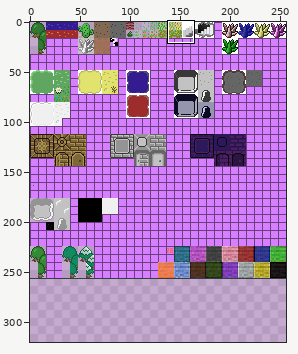
One commit to this sprite sheet: src/resources/textures/tiles.png. The picture above shows the old version from afar; the outline marks the close-up.
Close-up. As it was:
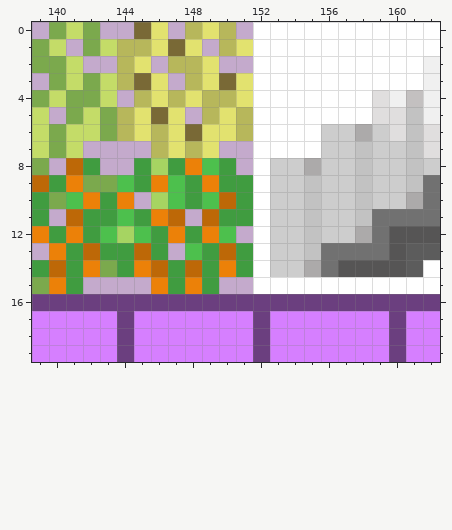
The file is 256x257 pixels. Shown: x 139..162, y 0..19. The old version is drawn lined up with the new one, on the new canvas. The commit also changed other parts of the picture, which this record leaves out.
After:
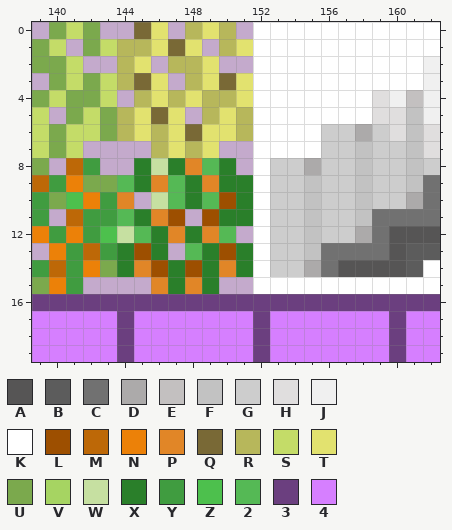
Palette (. is transparent): A #565555  B #5c5c5c  C #717171  D #acaaaa  E #c3c0c0  F #c2c2c2  G #cdcdcd  H #e0dede  J #f0f0f0  K #ffffff  L #9d4f00  M #bd6807  N #ec8108  P #e18627  Q #796936  R #b7b75b  S #c4dc68  T #e2e26f  U #7ba94d  V #a6d462  W #c6e0a1  X #2a7f2a  Y #409c40  Z #4dc04d  2 #55b955  3 #6b3f7f  4 #d67fff
Changes in this commit:
canvas 256x257 -> 256x320
@@ x 142..153 @@
  7 ....RTRT..KK
- 8 Y..YVYNZY.KG
- 9 UUZYNZYNYYKG
-10 NYN.VZYZMYKG
-11 YYZYNM.MYYKG
-12 YZVZYNYNZ.KG
-13 MYYMY.ZYMYKG
-14 NUYNMYMYNYKG
-15 ....NYNY..KK
+ 8 Y..XWXP2X.KG
+ 9 UU2XP2XPXXKG
+10 NYP.W2X2LXKG
+11 YY2XPL.LXXKG
+12 YZW2XPXP2.KG
+13 MYXLX.2XLXKG
+14 NUXPLXLXPXKG
+15 ....PXPX..KK
 16 333333333333
Pixel boxes of the changes (left, top, right, bottom) in both close-ups:
changed: (117, 158, 253, 294)
